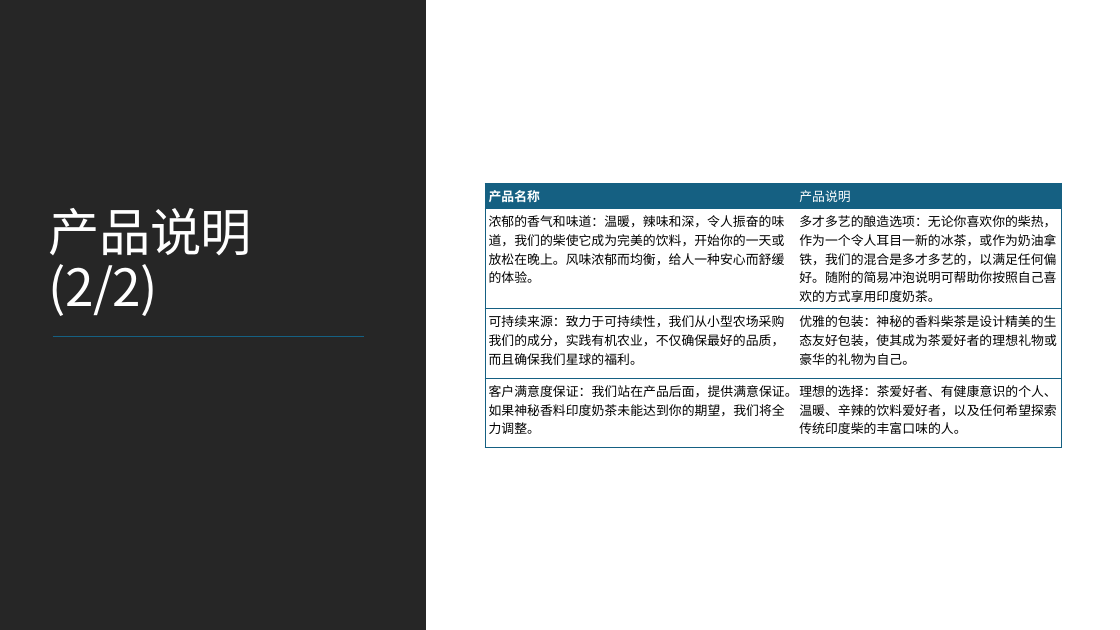
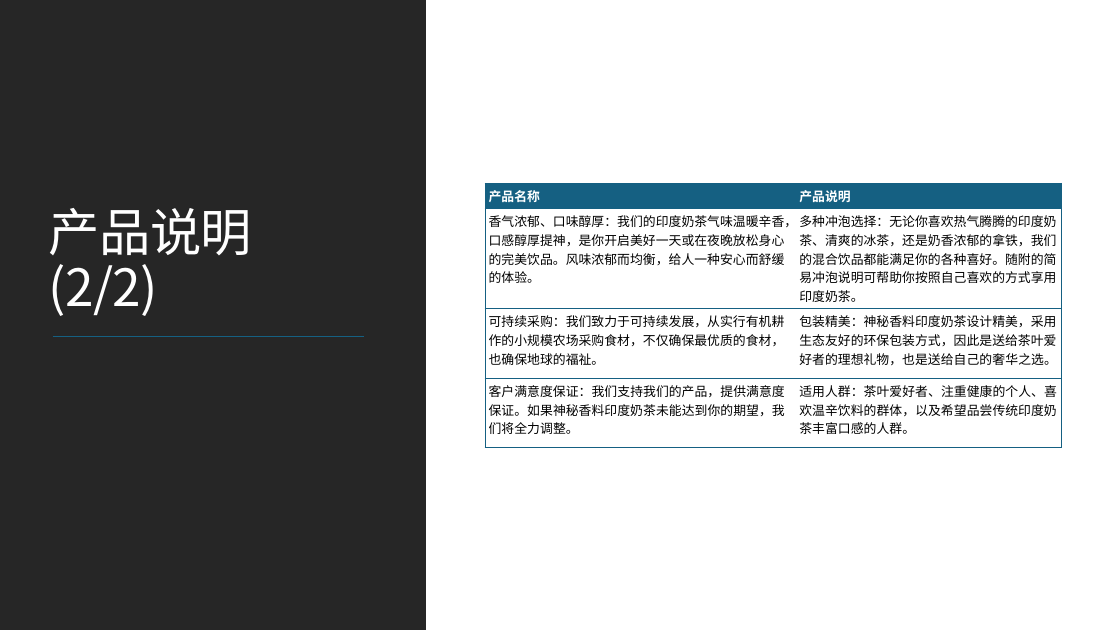
Before and after one commit to MicrosoftLearning/MS-4004-Empower-workforce-copilot-use-cases.zh-cn, a slide deck: slide 6 of ResourceFiles/Mystic Spice Premium Chai Market Analysis Presentation.pptx. Drawn at 1120x630 pixels with LibreOffice and Linux fonts; fonts in the diff are those of the drawing. Boxes give left, top, right and bottom in pixels: in the first picture for what was removed or moved away, otherwise in the second. Text is boxed around its words. In the diff, an @@ line names an element or a change of style, - is before the commit and + after.

```diff
--- a/ResourceFiles/Mystic Spice Premium Chai Market Analysis Presentation.pptx
+++ b/ResourceFiles/Mystic Spice Premium Chai Market Analysis Presentation.pptx
@@ table at (x1=486, y1=183, x2=1062, y2=447) @@
-row 2, column 1: 浓郁的香气和味道：温暖，辣味和深，令人振奋的味道，我们的柴使它成为完美的饮料，开始你的一天或放松在晚上。风味浓郁而均衡，给人一种安心而舒缓的体验。
+row 2, column 1: 香气浓郁、口味醇厚：我们的印度奶茶气味温暖辛香，口感醇厚提神，是你开启美好一天或在夜晚放松身心的完美饮品。风味浓郁而均衡，给人一种安心而舒缓的体验。
-row 2, column 2: 多才多艺的酿造选项：无论你喜欢你的柴热，作为一个令人耳目一新的冰茶，或作为奶油拿铁，我们的混合是多才多艺的，以满足任何偏好。随附的简易冲泡说明可帮助你按照自己喜欢的方式享用印度奶茶。
+row 2, column 2: 多种冲泡选择：无论你喜欢热气腾腾的印度奶茶、清爽的冰茶，还是奶香浓郁的拿铁，我们的混合饮品都能满足你的各种喜好。随附的简易冲泡说明可帮助你按照自己喜欢的方式享用印度奶茶。
-row 3, column 1: 可持续来源：致力于可持续性，我们从小型农场采购我们的成分，实践有机农业，不仅确保最好的品质，而且确保我们星球的福利。
+row 3, column 1: 可持续采购：我们致力于可持续发展，从实行有机耕作的小规模农场采购食材，不仅确保最优质的食材，也确保地球的福祉。
-row 3, column 2: 优雅的包装：神秘的香料柴茶是设计精美的生态友好包装，使其成为茶爱好者的理想礼物或豪华的礼物为自己。
+row 3, column 2: 包装精美：神秘香料印度奶茶设计精美，采用生态友好的环保包装方式，因此是送给茶叶爱好者的理想礼物，也是送给自己的奢华之选。
-row 4, column 1: 客户满意度保证：我们站在产品后面，提供满意保证。如果神秘香料印度奶茶未能达到你的期望，我们将全力调整。
+row 4, column 1: 客户满意度保证：我们支持我们的产品，提供满意度保证。如果神秘香料印度奶茶未能达到你的期望，我们将全力调整。
-row 4, column 2: 理想的选择：茶爱好者、有健康意识的个人、温暖、辛辣的饮料爱好者，以及任何希望探索传统印度柴的丰富口味的人。
+row 4, column 2: 适用人群：茶叶爱好者、注重健康的个人、喜欢温辛饮料的群体，以及希望品尝传统印度奶茶丰富口感的人群。
@@ bold on in "产品说明" @@
```
Also in this commit, not shown: 5 other slides changed, 30 other files.
